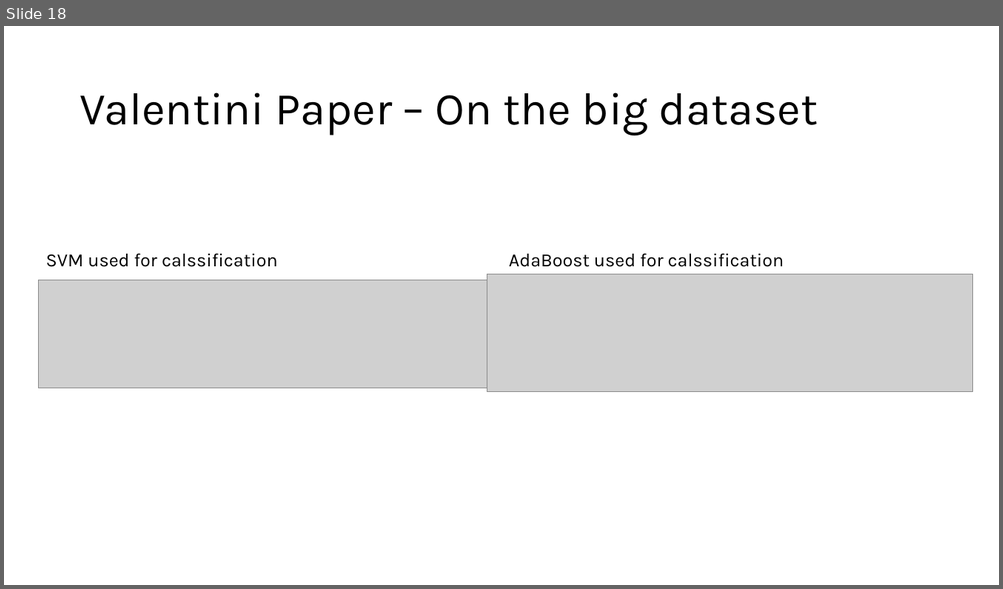
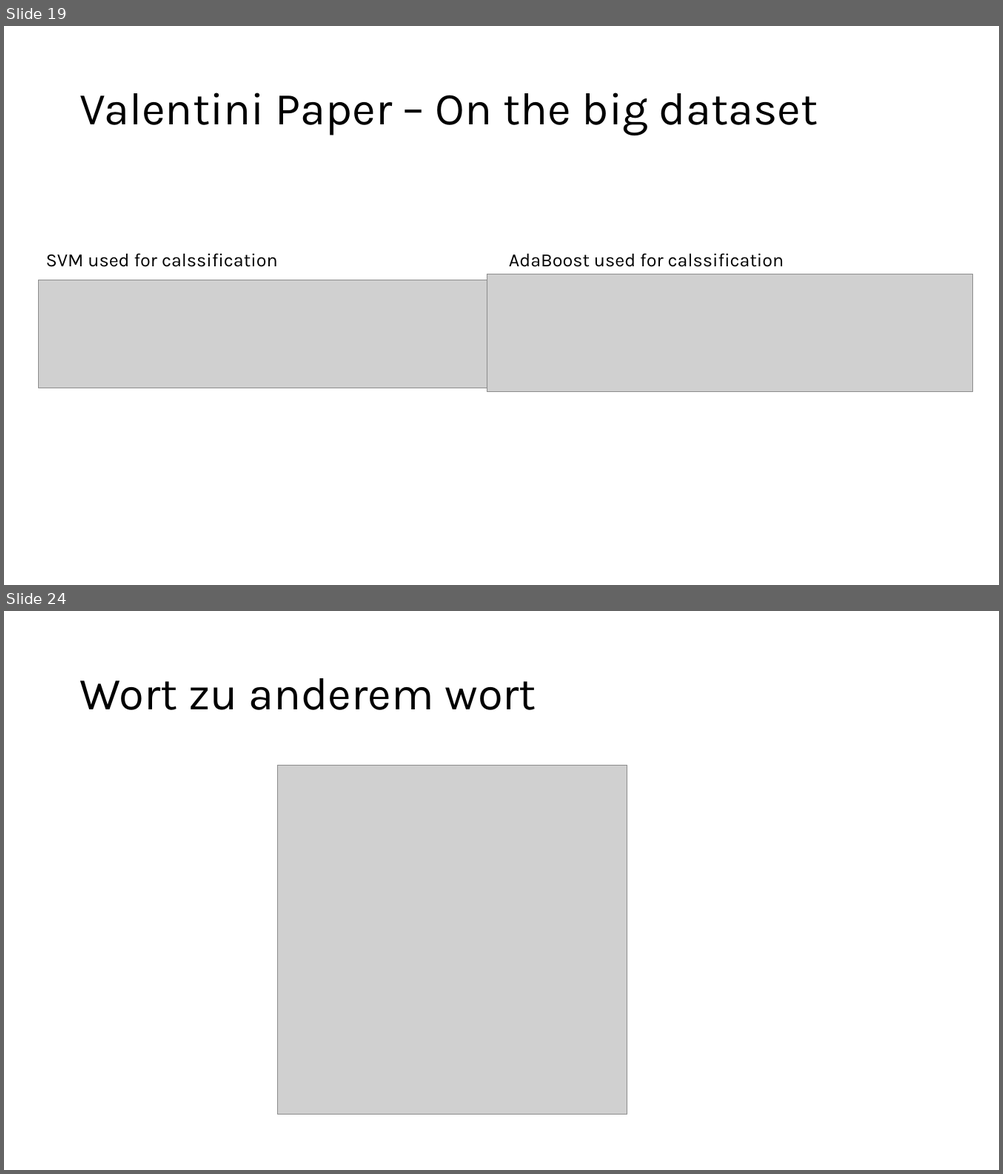
Before and after one commit to Steckdose007/Masterthesis, a slide deck: Interim report 2.pptx. Shown one above the other, each under a label of ours: slide 18 before the commit, slides 19 and 24 after it; the slides between them are not shown. The pictures are 1003x589 and 1003x1174 pixels, drawn with LibreOffice and Linux fonts; fonts in the diff are those of the drawing; grey boxes stand for pictures. Boxes give left, top, right and bottom in pixels: in the first picture for what was removed or moved away, otherwise in the second. Text is boxed around its words. In the diff, an @@ line names an element or a change of style, - is before the commit and + after.

```diff
--- a/Interim report 2.pptx
+++ b/Interim report 2.pptx
@@ slide 24 added at <box>4,611,999,1170</box>, background #FFFFFF @@
@@ title added at <box>79,678,536,710</box>, 44 pt, text #000000 @@
+Wort zu anderem wort
@@ picture added at <box>278,765,628,1115</box> @@
@@ what was slide 18 is now slide 19 @@
```
Also in this commit, not shown: 2 slides changed, 4 other slides added, 6 other files.
